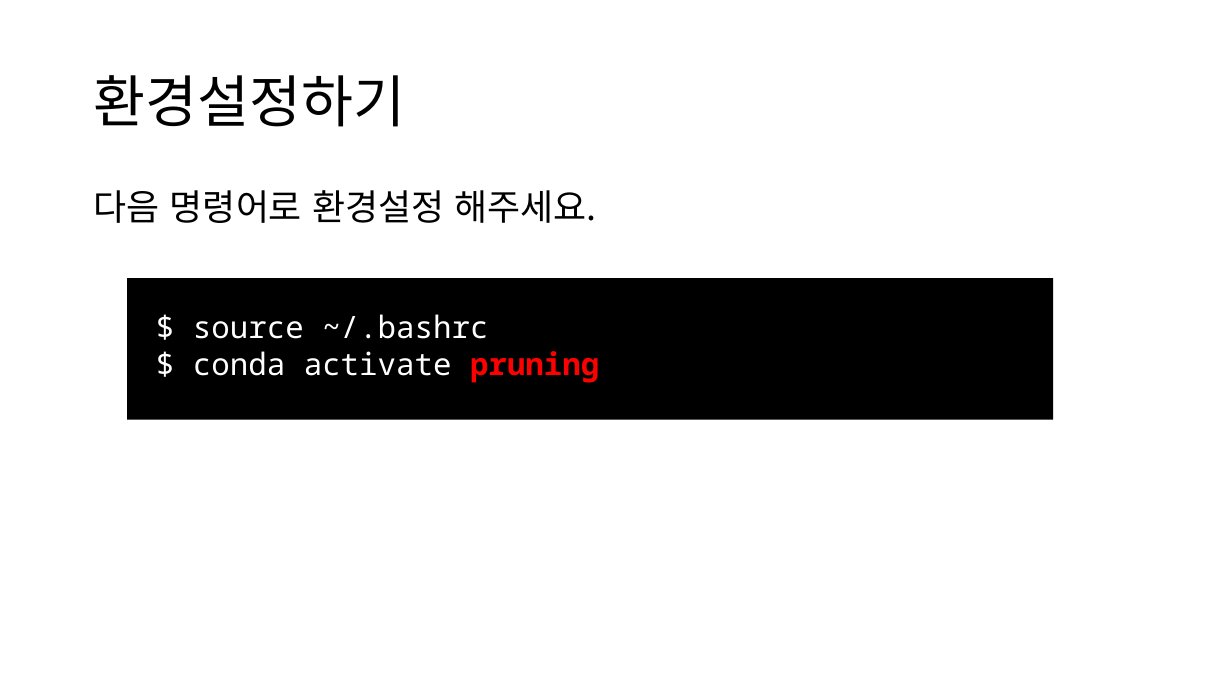
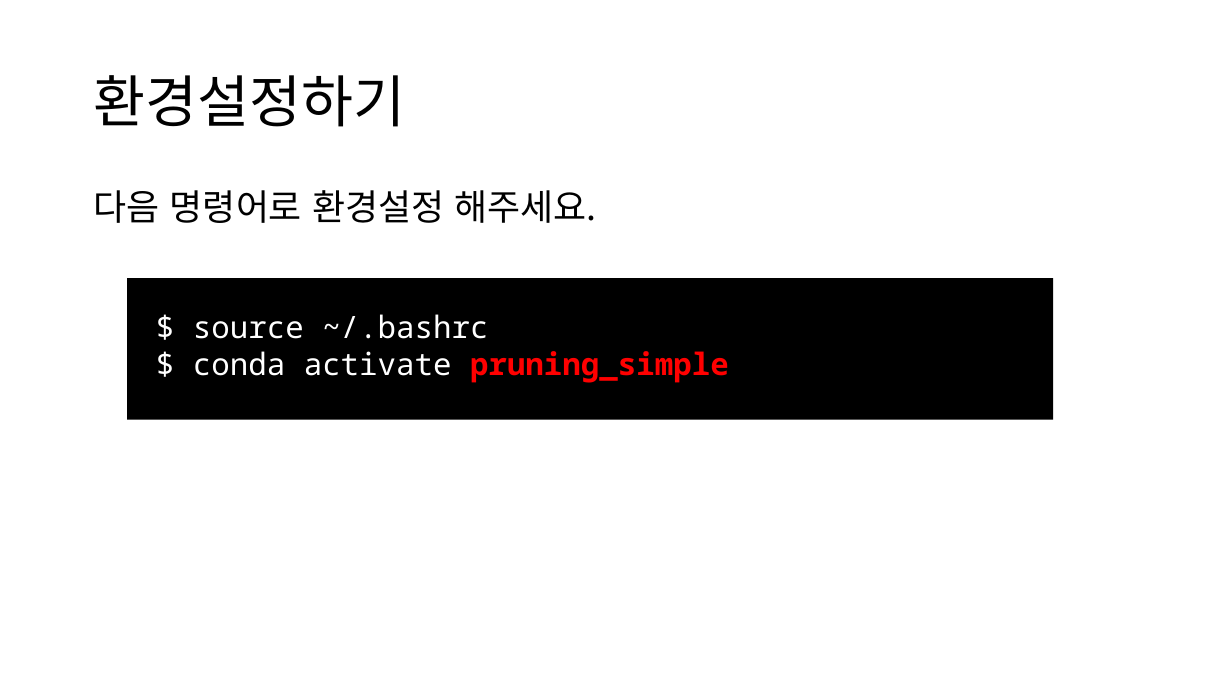
Before and after one commit to h19920918/samsung_ds_summer_pruning, a slide deck: slide 15 of samsung_ds_pruning.pptx. Drawn at 1232x693 pixels with LibreOffice and Linux fonts; fonts in the diff are those of the drawing. Boxes give left, top, right and bottom in pixels: in the first picture for what was removed or moved away, otherwise in the second. Text is boxed around its words. In the diff, an @@ line names an element or a change of style, - is before the commit and + after.

```diff
--- a/samsung_ds_pruning.pptx
+++ b/samsung_ds_pruning.pptx
@@ text at bbox=[193, 351, 729, 383]: text changed @@
-$ conda activate pruning
+$ conda activate pruning_simple
```
Also in this commit, not shown: 1 other file.
